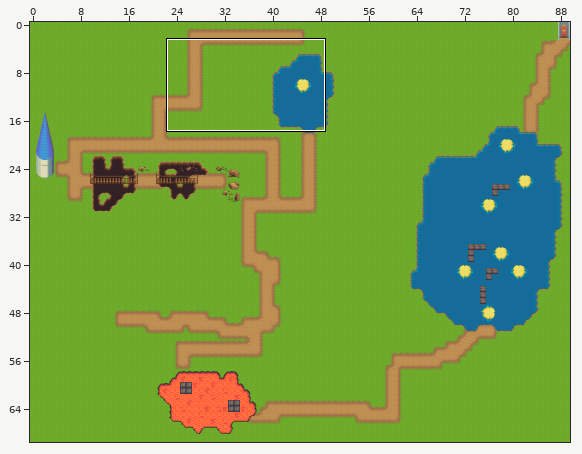
Tiled map: level.tmx. The picture above shows the old version from afar; the outline marks the close-up.
Close-up. The starting point:
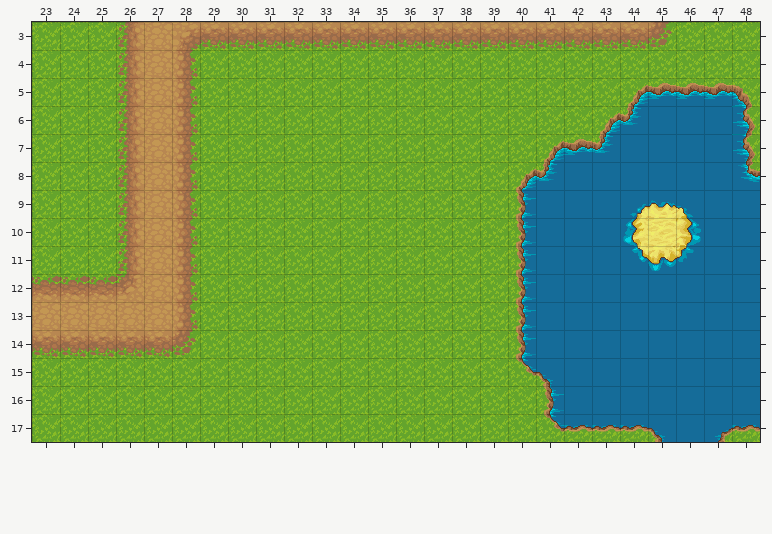
Cells are 32x32 px. Shown: x 23..48, y 3..17. The commit also changed other parts of the map, which this record leaves out.
The same view after the edit:
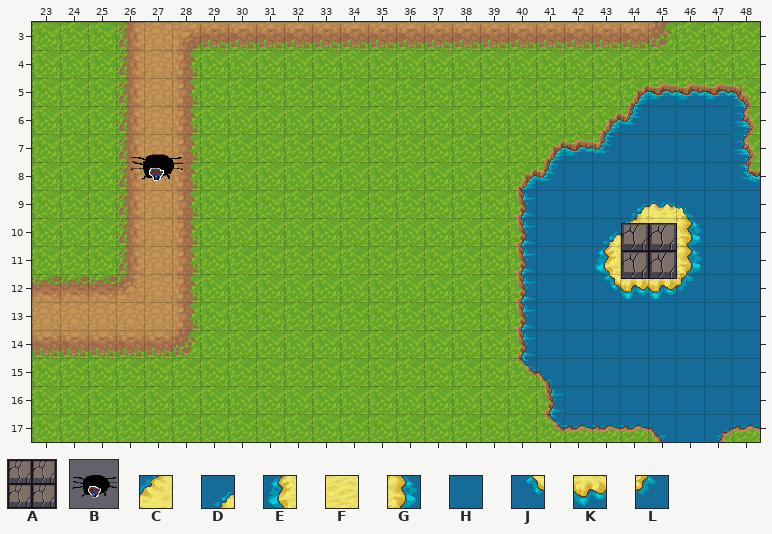
Key: from "entities": A 4 "stepping-stone", B 5 "spider-front"; from "terrain_atlas": C 325, D 355, E 387, F 388, G 389, H 394, J 419, K 420, L 421.
_ is an empty cell.
Objects are placed by their top-left corner, in cells (3,4 is the top-left corner of cell 3,4); size is 1x1 cell unless given.
The commit says: create entities from map object layer. starting to try overlay screens.
Diff:
Layer "Shark pool":
Tile C replaces tile E in row 10 at x 44.
Tile D replaces tile H in row 10 at x 43.
Tile E replaces tile H in row 11 at x 43.
Tile F replaces tile J in row 11 at x 44.
Tile F replaces tile K in row 11 at x 45.
Tile G replaces tile L in row 11 at x 46.
Tile J replaces tile H in row 12 at x 43.
Tile K replaces tile H in row 12 at x 44 to 45.
Tile L replaces tile H in row 12 at x 46.
Layer "entities" (added):
A new object: B "spider-2" at 26.4,7.1 size 2x2.
A new object: A "lava-step" at 44,10.2 size 2x2.
